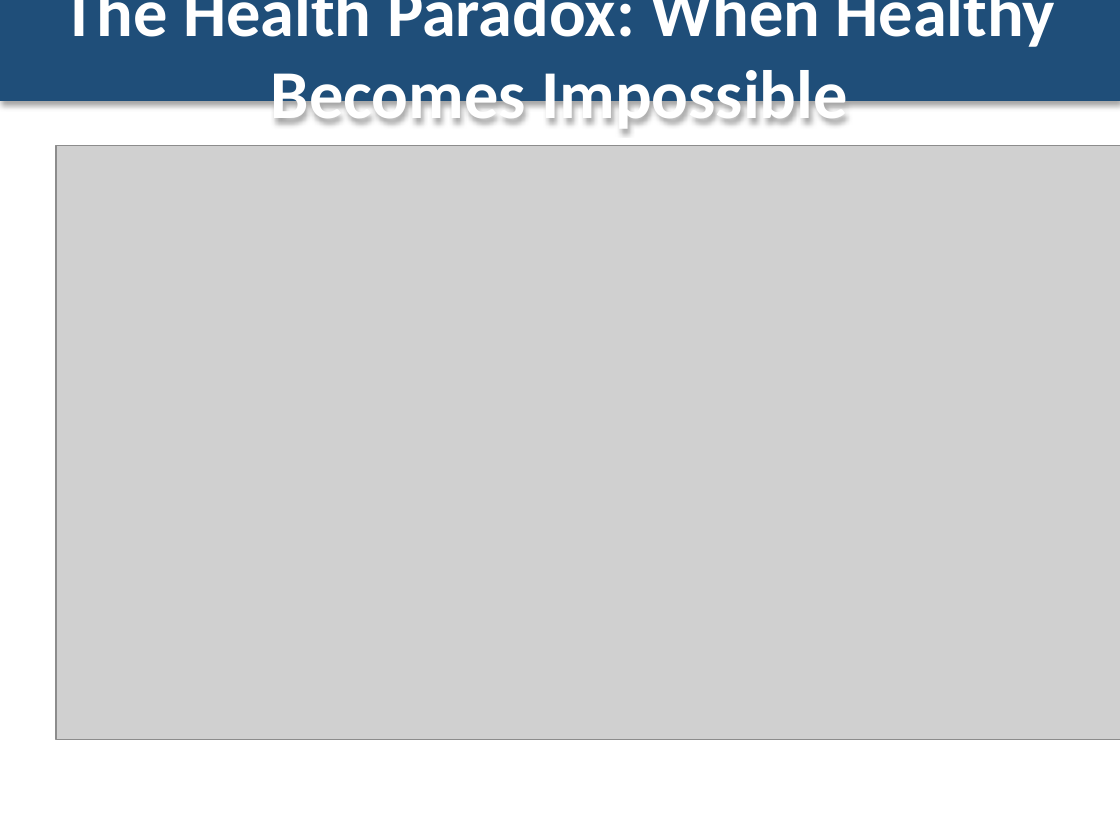
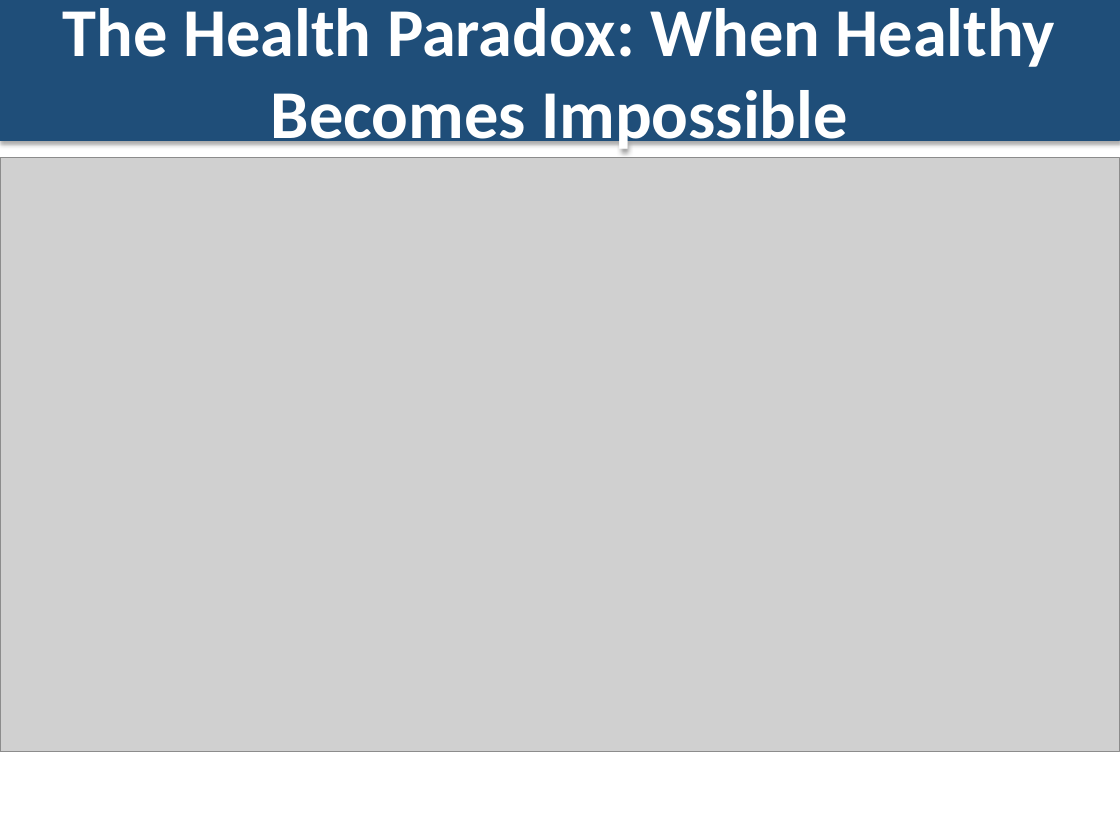
Before and after one commit to horaciofonseca-dev/snipping-prices-tool, a slide deck: slide 12 of CAPSTONE_DELIVERABLES/Snipper_Tool_Reality_vs_Official_Paris.pptx. Drawn at 1120x840 pixels with LibreOffice and Linux fonts; fonts in the diff are those of the drawing; grey boxes stand for pictures. Boxes give left, top, right and bottom in pixels: in the first picture for what was removed or moved away, otherwise in the second. Text is boxed around its words. In the diff, an @@ line names an element or a change of style, - is before the commit and + after.

```diff
--- a/CAPSTONE_DELIVERABLES/Snipper_Tool_Reality_vs_Official_Paris.pptx
+++ b/CAPSTONE_DELIVERABLES/Snipper_Tool_Reality_vs_Official_Paris.pptx
@@ rectangle "The Health Paradox: When Healthy ...": place and size @@
-rectangle "The Health Paradox: When Healthy ..." at (0,0,1120,101)
+rectangle "The Health Paradox: When Healthy ..." at (0,0,1120,140)
@@ picture: place and size @@
-picture at (56,146,1120,739)
+picture at (0,158,1120,753)
```
Also in this commit, not shown: 18 other slides changed, 5 slides removed, 24 other files.
